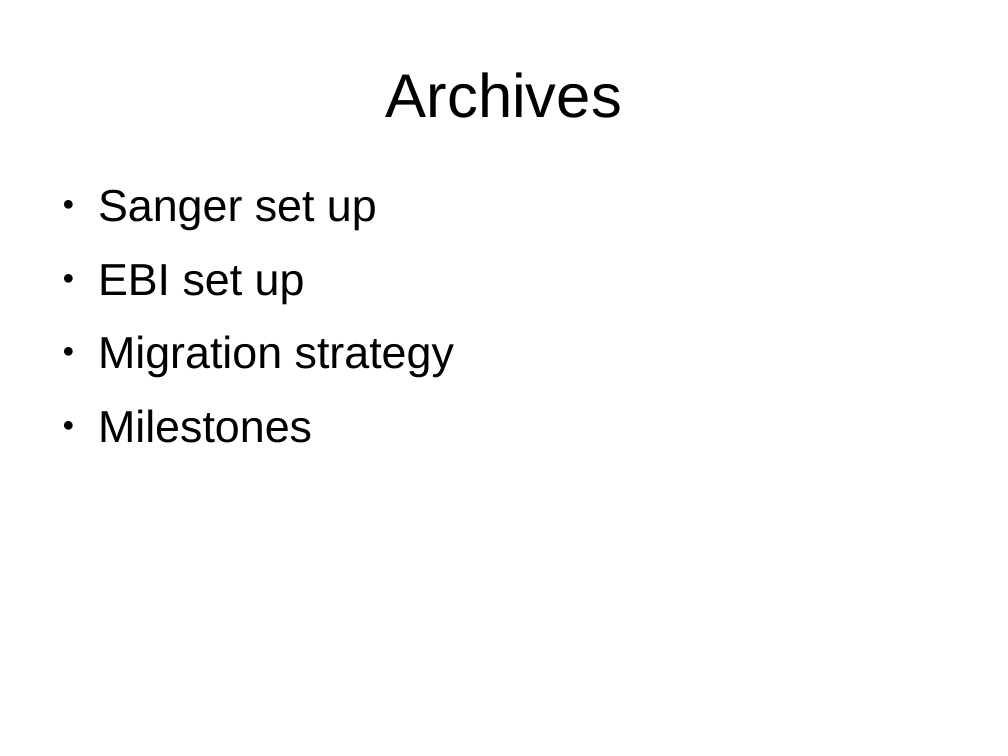
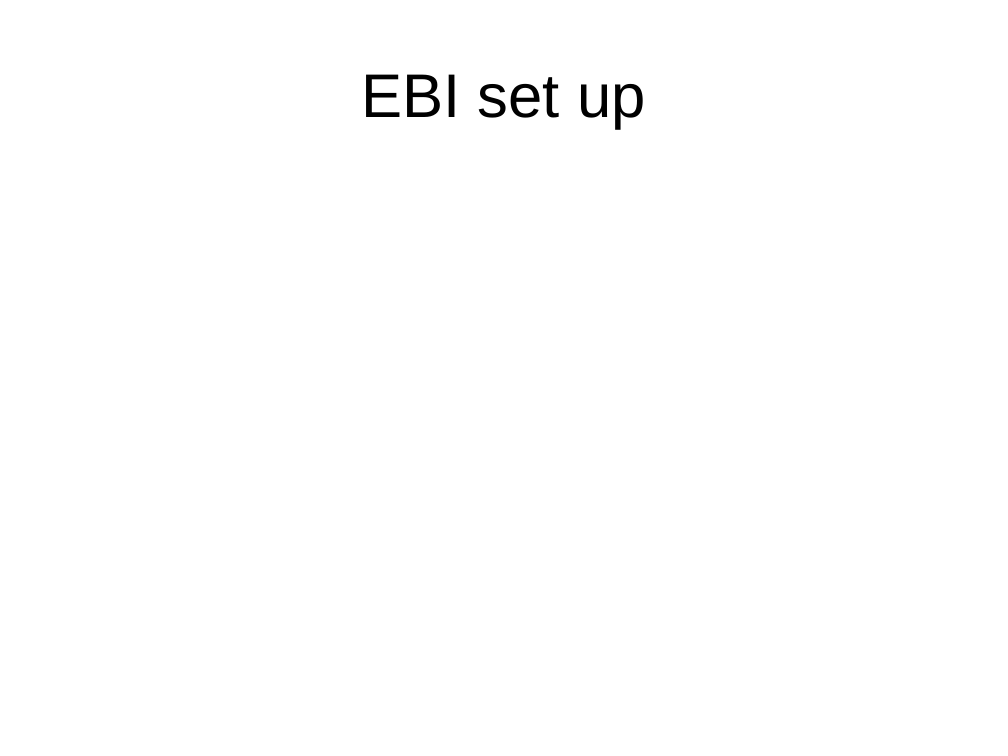
Before and after one commit to avullo/ensembl-migration-pm, a slide deck: slide 8 of data-review-10-16/talk.odp (slide 5 before the commit). Drawn at 1008x756 pixels with LibreOffice and Linux fonts; fonts in the diff are those of the drawing; background and template pictures are left out. Boxes give left, top, right and bottom in pixels: in the first picture for what was removed or moved away, otherwise in the second. Text is boxed around its words. In the diff, an @@ line names an element or a change of style, - is before the commit and + after.

Commit message:
Worked on intro and archives.

```diff
--- a/data-review-10-16/talk.odp
+++ b/data-review-10-16/talk.odp
@@ title at [362,74,645,129]: text changed @@
-Archives
+EBI set up
@@ text removed at [98,189,454,443] @@
-● Sanger set up
-● EBI set up
-● Migration strategy
-● Milestones
```
Also in this commit, not shown: 1 other slide changed, 8 slides added, 3 slides removed, 2 other files.
